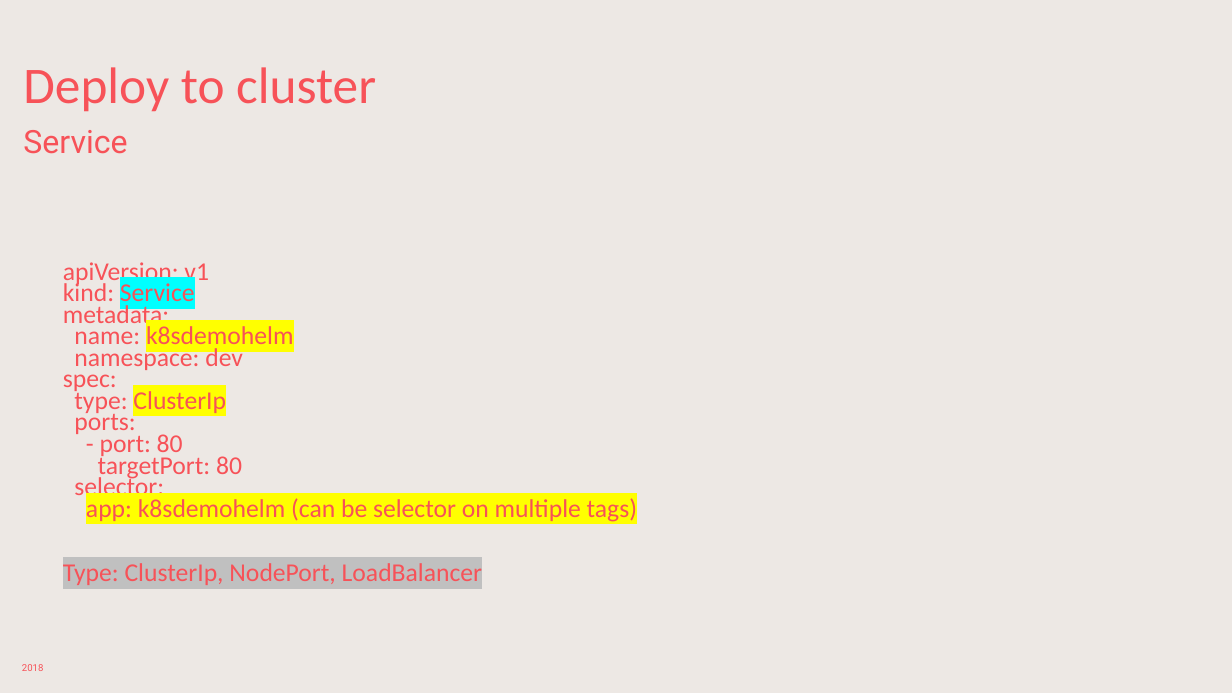
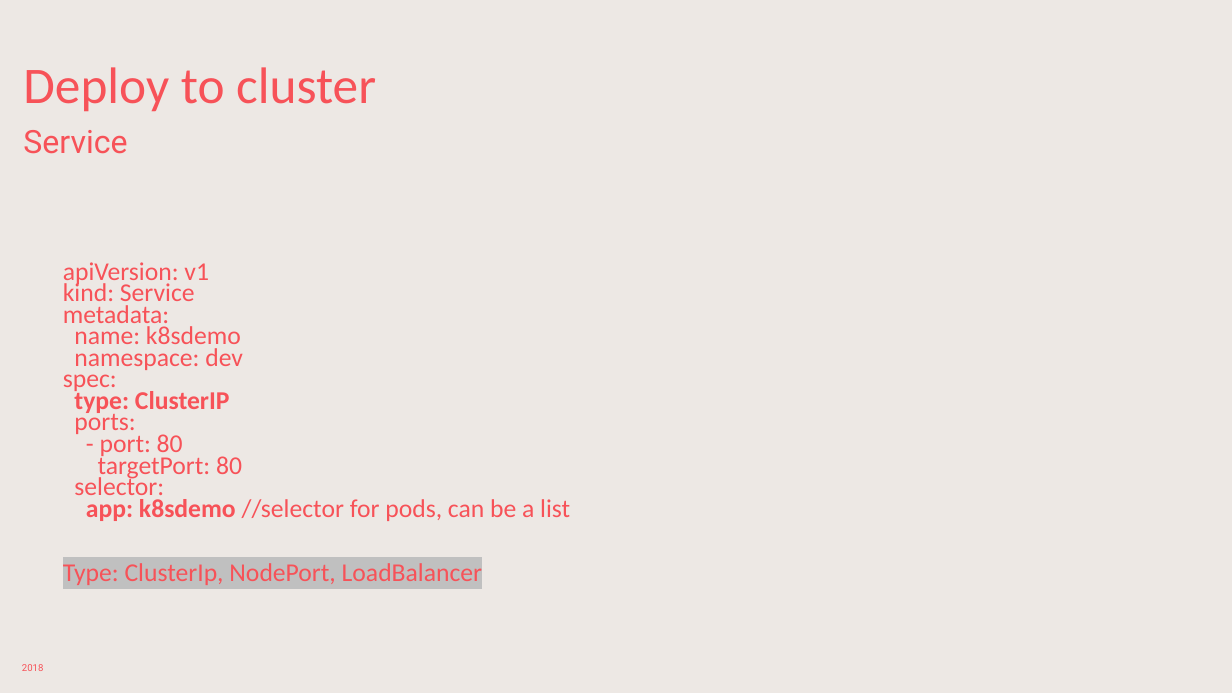
Before and after one commit to sabbadino/deltatre-community-meetups-session-3, a slide deck: slide 19 of K8s-basic.pptx (slide 17 before the commit). Drawn at 1232x693 pixels with LibreOffice and Linux fonts; fonts in the diff are those of the drawing; background and template pictures are left out. Boxes give left, top, right and bottom in pixels: in the first picture for what was removed or moved away, otherwise in the second. Text is boxed around its words. In the diff, an @@ line names an element or a change of style, - is before the commit and + after.

```diff
--- a/K8s-basic.pptx
+++ b/K8s-basic.pptx
@@ text at <box>63,280,195,307</box>: highlight #00FFFF to none in "Service" @@
@@ text at <box>74,326,241,350</box>: text changed @@
-name: k8sdemohelm
+name: k8sdemo
@@ text at <box>74,388,230,415</box>: text changed; bold on @@
-type: ClusterIp
+type: ClusterIP
@@ text at <box>86,499,570,521</box>: text changed @@
-app: k8sdemohelm (can be selector on multiple tags)
+app: k8sdemo //selector for pods, can be a list
```
Also in this commit, not shown: 8 other slides changed, 1 slide added, 29 other files.
